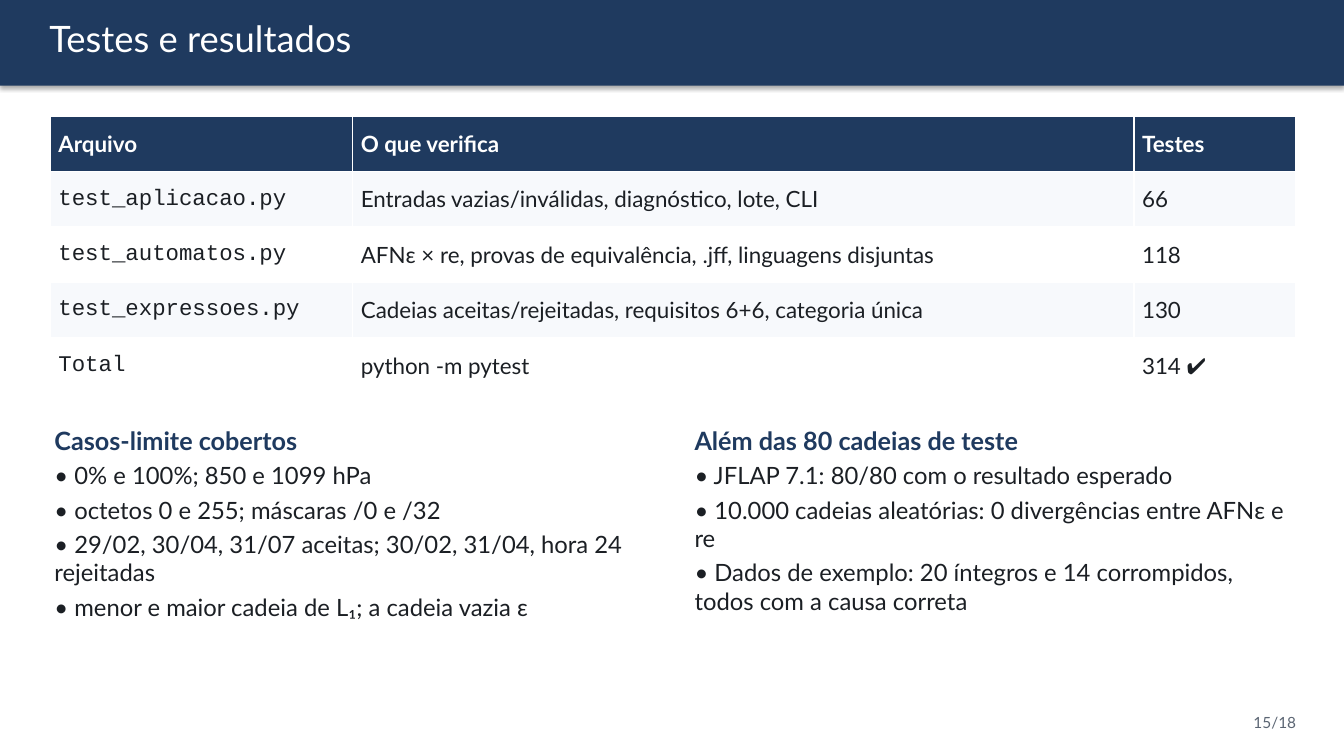
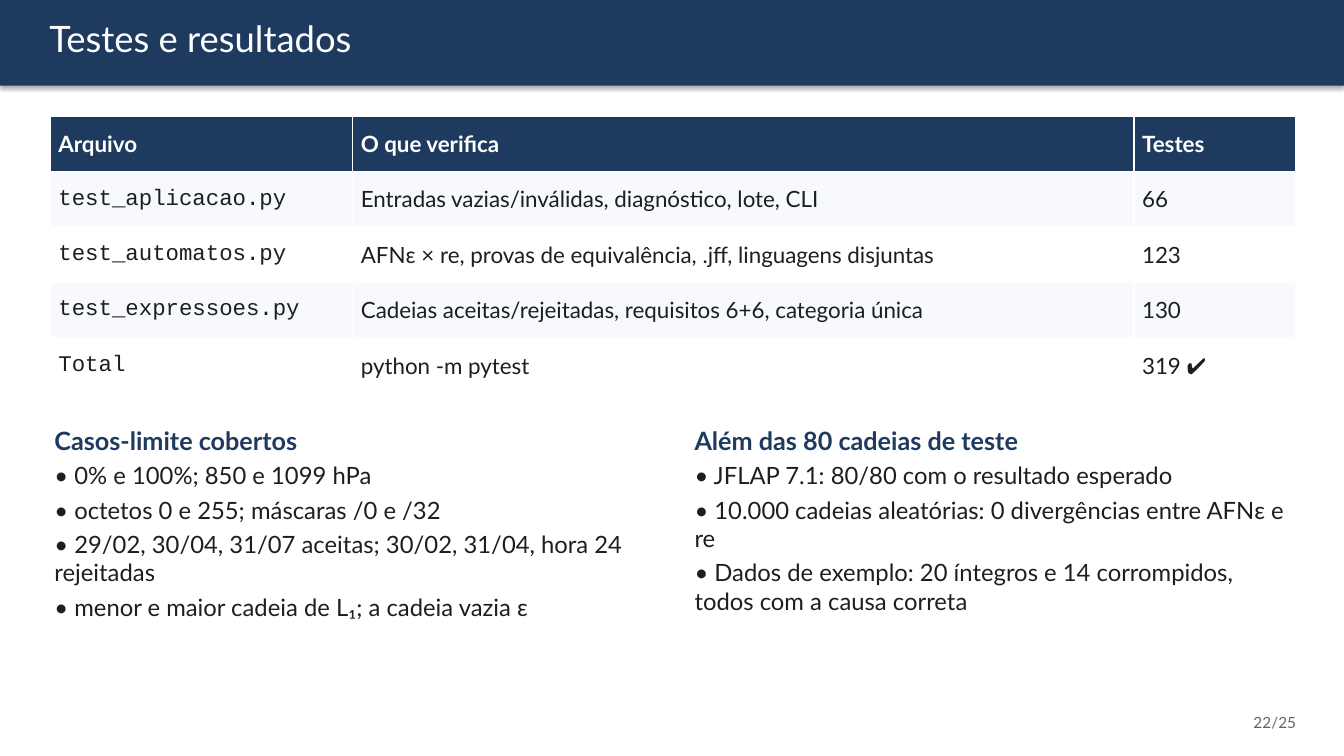
Before and after one commit to cauebarroso/Auditor-de-sensores-industriais-com-express-es-regulares, a slide deck: slide 22 of docs/Apresentacao.pptx (slide 15 before the commit). Drawn at 1344x756 pixels with LibreOffice and Linux fonts; fonts in the diff are those of the drawing. Boxes give left, top, right and bottom in pixels: in the first picture for what was removed or moved away, otherwise in the second. Text is boxed around its words. In the diff, an @@ line names an element or a change of style, - is before the commit and + after.

```diff
--- a/docs/Apresentacao.pptx
+++ b/docs/Apresentacao.pptx
@@ table at (50,116,1296,393) @@
-row 3, column 3: 118
+row 3, column 3: 123
-row 5, column 3: 314 ✔
+row 5, column 3: 319 ✔
@@ text at (1253,717,1296,729): text changed @@
-15/18
+22/25
```
Also in this commit, not shown: 15 other slides changed, 7 slides added, 19 other files.
